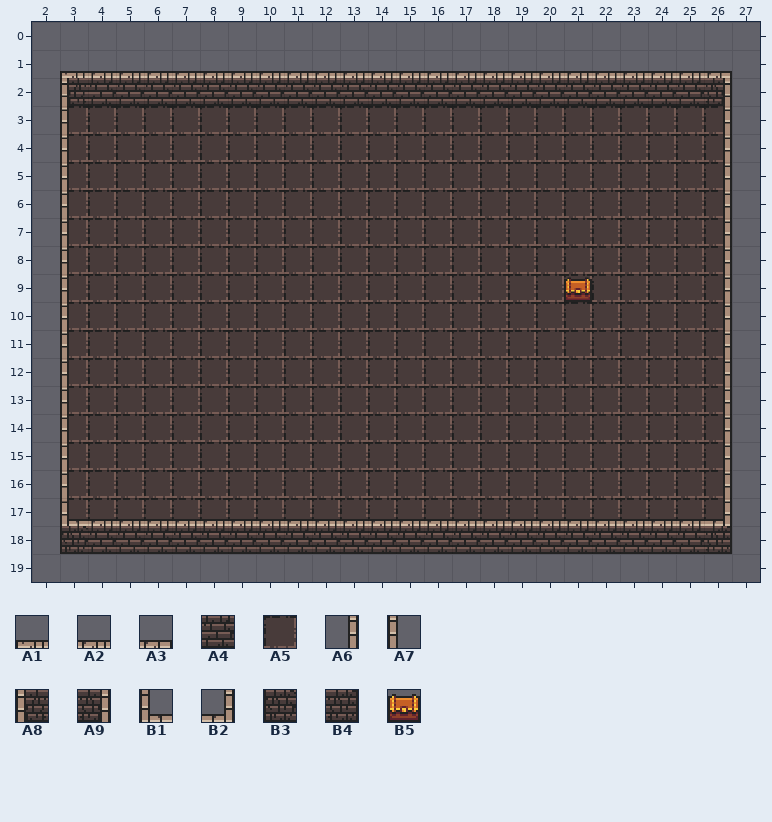
Two states of a Tiled map, src/main/resources/assets/levels/tmx/initialRoom.tmx. That is the earlier state.
Cells are 32x32 px. Shown: x 2..27, y 0..19.
Key: from "0x72_DungeonTilesetII_32x32": A1 1, A2 2, A3 3, A4 34, A5 129, A6 256, A7 257, A8 258, A9 259, B1 290, B2 291, B3 322, B4 323, B5 627.
__ is an empty cell, ## one hidden under a higher layer.
Layer "Tile Layer 1" before, first column x 2:
 0 __ __ __ __ __ __ __ __ __ __ __ __ __ __ __ __ __ __ __ __ __ __ __ __ __ __
 1 __ A1 A2 A2 A2 A2 A2 A2 A2 A2 A2 A2 A2 A2 A2 A2 A2 A2 A2 A2 A2 A2 A2 A2 A3 __
 2 __ A8 A4 A4 A4 A4 A4 A4 A4 A4 A4 A4 A4 A4 A4 A4 A4 A4 A4 A4 A4 A4 A4 A4 A9 __
 3 __ A5 A5 A5 A5 A5 A5 A5 A5 A5 A5 A5 A5 A5 A5 A5 A5 A5 A5 A5 A5 A5 A5 A5 A5 __
 4 __ A5 A5 A5 A5 A5 A5 A5 A5 A5 A5 A5 A5 A5 A5 A5 A5 A5 A5 A5 A5 A5 A5 A5 A5 __
 5 __ A5 A5 A5 A5 A5 A5 A5 A5 A5 A5 A5 A5 A5 A5 A5 A5 A5 A5 A5 A5 A5 A5 A5 A5 __
 6 __ A5 A5 A5 A5 A5 A5 A5 A5 A5 A5 A5 A5 A5 A5 A5 A5 A5 A5 A5 A5 A5 A5 A5 A5 __
 7 __ A5 A5 A5 A5 A5 A5 A5 A5 A5 A5 A5 A5 A5 A5 A5 A5 A5 A5 A5 A5 A5 A5 A5 A5 __
 8 __ A5 A5 A5 A5 A5 A5 A5 A5 A5 A5 A5 A5 A5 A5 A5 A5 A5 A5 A5 A5 A5 A5 A5 A5 __
 9 __ A5 A5 A5 A5 A5 A5 A5 A5 A5 A5 A5 A5 A5 A5 A5 A5 A5 A5 A5 A5 A5 A5 A5 A5 __
10 __ A5 A5 A5 A5 A5 A5 A5 A5 A5 A5 A5 A5 A5 A5 A5 A5 A5 A5 A5 A5 A5 A5 A5 A5 __
11 __ A5 A5 A5 A5 A5 A5 A5 A5 A5 A5 A5 A5 A5 A5 A5 A5 A5 A5 A5 A5 A5 A5 A5 A5 __
12 __ A5 A5 A5 A5 A5 A5 A5 A5 A5 A5 A5 A5 A5 A5 A5 A5 A5 A5 A5 A5 A5 A5 A5 A5 __
13 __ A5 A5 A5 A5 A5 A5 A5 A5 A5 A5 A5 A5 A5 A5 A5 A5 A5 A5 A5 A5 A5 A5 A5 A5 __
14 __ A5 A5 A5 A5 A5 A5 A5 A5 A5 A5 A5 A5 A5 A5 A5 A5 A5 A5 A5 A5 A5 A5 A5 A5 __
15 __ A5 A5 A5 A5 A5 A5 A5 A5 A5 A5 A5 A5 A5 A5 A5 A5 A5 A5 A5 A5 A5 A5 A5 A5 __
16 __ A5 A5 A5 A5 A5 A5 A5 A5 A5 A5 A5 A5 A5 A5 A5 A5 A5 A5 A5 A5 A5 A5 A5 A5 __
17 __ A5 A5 A5 A5 A5 A5 A5 A5 A5 A5 A5 A5 A5 A5 A5 A5 A5 A5 A5 A5 A5 A5 A5 A5 __
18 __ B3 A4 A4 A4 A4 A4 A4 A4 A4 A4 A4 A4 A4 A4 A4 A4 A4 A4 A4 A4 A4 A4 A4 B4 __
19 __ __ __ __ __ __ __ __ __ __ __ __ __ __ __ __ __ __ __ __ __ __ __ __ __ __
Layer "Tile Layer 2" before, first column x 2:
 0 __ __ __ __ __ __ __ __ __ __ __ __ __ __ __ __ __ __ __ __ __ __ __ __ __ __
 1 __ __ __ __ __ __ __ __ __ __ __ __ __ __ __ __ __ __ __ __ __ __ __ __ __ __
 2 __ __ __ __ __ __ __ __ __ __ __ __ __ __ __ __ __ __ __ __ __ __ __ __ __ __
 3 __ A7 __ __ __ __ __ __ __ __ __ __ __ __ __ __ __ __ __ __ __ __ __ __ A6 __
 4 __ A7 __ __ __ __ __ __ __ __ __ __ __ __ __ __ __ __ __ __ __ __ __ __ A6 __
 5 __ A7 __ __ __ __ __ __ __ __ __ __ __ __ __ __ __ __ __ __ __ __ __ __ A6 __
 6 __ A7 __ __ __ __ __ __ __ __ __ __ __ __ __ __ __ __ __ __ __ __ __ __ A6 __
 7 __ A7 __ __ __ __ __ __ __ __ __ __ __ __ __ __ __ __ __ __ __ __ __ __ A6 __
 8 __ A7 __ __ __ __ __ __ __ __ __ __ __ __ __ __ __ __ __ __ __ __ __ __ A6 __
 9 __ A7 __ __ __ __ __ __ __ __ __ __ __ __ __ __ __ __ __ B5 __ __ __ __ A6 __
10 __ A7 __ __ __ __ __ __ __ __ __ __ __ __ __ __ __ __ __ __ __ __ __ __ A6 __
11 __ A7 __ __ __ __ __ __ __ __ __ __ __ __ __ __ __ __ __ __ __ __ __ __ A6 __
12 __ A7 __ __ __ __ __ __ __ __ __ __ __ __ __ __ __ __ __ __ __ __ __ __ A6 __
13 __ A7 __ __ __ __ __ __ __ __ __ __ __ __ __ __ __ __ __ __ __ __ __ __ A6 __
14 __ A7 __ __ __ __ __ __ __ __ __ __ __ __ __ __ __ __ __ __ __ __ __ __ A6 __
15 __ A7 __ __ __ __ __ __ __ __ __ __ __ __ __ __ __ __ __ __ __ __ __ __ A6 __
16 __ A7 __ __ __ __ __ __ __ __ __ __ __ __ __ __ __ __ __ __ __ __ __ __ A6 __
17 __ B1 A2 A2 A2 A2 A2 A2 A2 A2 A2 A2 A2 A2 A2 A2 A2 A2 A2 A2 A2 A2 A2 A2 B2 __
18 __ __ __ __ __ __ __ __ __ __ __ __ __ __ __ __ __ __ __ __ __ __ __ __ __ __
19 __ __ __ __ __ __ __ __ __ __ __ __ __ __ __ __ __ __ __ __ __ __ __ __ __ __
And afterwards:
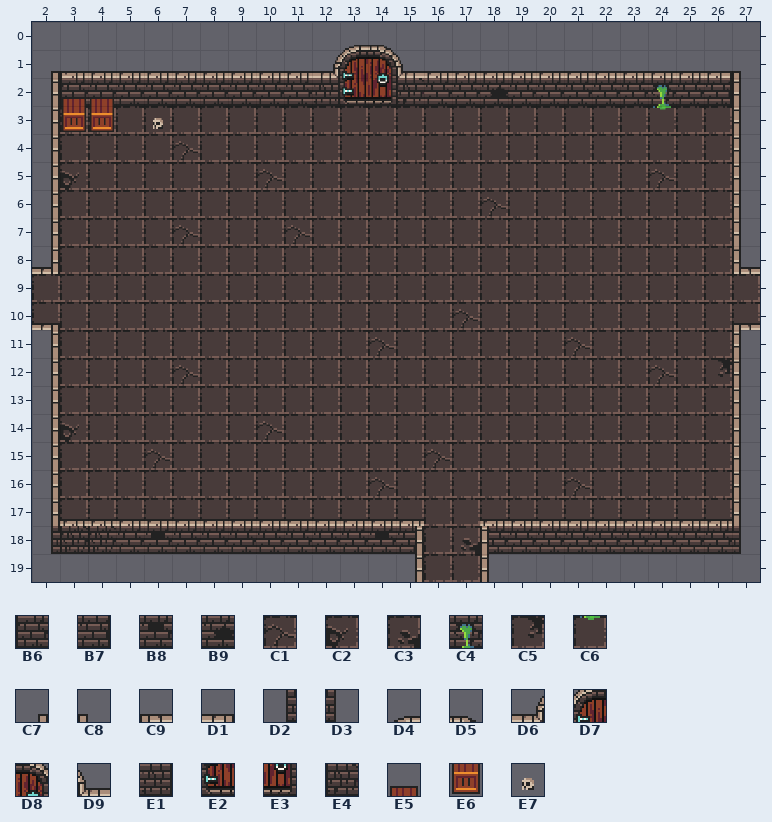
Further tiles: from "0x72_DungeonTilesetII_32x32": B6 33, B7 35, B8 67, B9 99, C1 130, C2 161, C3 163, C4 164, C5 193, C6 196, C7 224, C8 225, C9 226, D1 227, D2 288, D3 289, D4 418, D5 419, D6 449, D7 450, D8 451, D9 452, E1 481, E2 482, E3 483, E4 484, E5 594, E6 626, E7 658.
Tiles of an added or newly shown layer are drawn over the layers below it.
Changes in this commit:
Changed rows in their new state; .. is an unchanged cell.
Layer "Tile Layer 1":
first column x 2:
 1 C7 .. .. .. .. .. .. .. .. .. .. .. .. .. .. .. .. .. .. .. .. .. .. .. .. C8
 2 A6 B6 .. .. .. .. .. .. .. .. .. .. .. .. .. .. .. .. .. .. .. .. .. .. B7 A7
first column x 2:
 9 A5 .. .. .. .. .. .. .. .. .. .. .. .. .. .. .. .. .. .. .. .. .. .. .. .. A5
10 A5 .. .. .. .. .. .. .. .. .. .. .. .. .. .. .. .. .. .. .. .. .. .. .. .. A5
first column x 4:
18 B3 .. .. .. .. .. .. .. .. .. .. .. A5 ## .. .. .. .. .. .. .. .. A4
19 .. .. .. .. .. .. .. .. .. .. .. .. A5 A5 .. .. .. .. .. .. .. .. ..
Layer "Tile Layer 2":
first column x 3:
 3 __ .. .. .. .. .. .. .. .. .. .. .. .. .. .. .. .. .. .. .. .. .. .. __
 4 __ .. .. .. .. .. .. .. .. .. .. .. .. .. .. .. .. .. .. .. .. .. .. __
 5 __ .. .. .. .. .. .. .. .. .. .. .. .. .. .. .. .. .. .. .. .. .. .. __
 6 __ .. .. .. .. .. .. .. .. .. .. .. .. .. .. .. .. .. .. .. .. .. .. __
 7 __ .. .. .. .. .. .. .. .. .. .. .. .. .. .. .. .. .. .. .. .. .. .. __
 8 __ .. .. .. .. .. .. .. .. .. .. .. .. .. .. .. .. .. .. .. .. .. .. __
 9 __ .. .. .. .. .. .. .. .. .. .. .. .. .. .. .. .. .. __ .. .. .. .. __
10 __ .. .. .. .. .. .. .. .. .. .. .. .. .. .. .. .. .. .. .. .. .. .. __
11 __ .. .. .. .. .. .. .. .. .. .. .. .. .. .. .. .. .. .. .. .. .. .. __
12 __ .. .. .. .. .. .. .. .. .. .. .. .. .. .. .. .. .. .. .. .. .. .. __
13 __ .. .. .. .. .. .. .. .. .. .. .. .. .. .. .. .. .. .. .. .. .. .. __
14 __ .. .. .. .. .. .. .. .. .. .. .. .. .. .. .. .. .. .. .. .. .. .. __
15 __ .. .. .. .. .. .. .. .. .. .. .. .. .. .. .. .. .. .. .. .. .. .. __
16 __ .. .. .. .. .. .. .. .. .. .. .. .. .. .. .. .. .. .. .. .. .. .. __
17 __ .. .. .. .. .. .. .. .. .. .. .. .. __ __ .. .. .. .. .. .. .. .. __
Layer "Tile Layer 3" (added):
first column x 2:
 0 .. .. .. .. .. .. .. .. .. .. .. D4 D5 .. .. .. .. .. .. .. .. .. .. .. .. ..
 1 .. .. .. .. .. .. .. .. .. .. D6 D7 D8 D9 .. .. .. .. .. .. .. .. .. .. .. ..
 2 .. E5 E5 .. .. .. .. .. .. .. E1 E2 E3 E4 .. .. B9 .. .. .. .. .. C4 .. .. ..
 3 A6 E6 E6 .. E7 .. .. .. .. .. .. .. .. .. .. .. .. .. .. .. .. .. C6 .. .. A7
 4 A6 .. .. .. .. C1 .. .. .. .. .. .. .. .. .. .. .. .. .. .. .. .. .. .. .. A7
 5 A6 C2 .. .. .. .. .. .. C1 .. .. .. .. .. .. .. .. .. .. .. .. .. C1 .. .. A7
 6 A6 .. .. .. .. .. .. .. .. .. .. .. .. .. .. .. C1 .. .. .. .. .. .. .. .. A7
 7 A6 .. .. .. .. C1 .. .. .. C1 .. .. .. .. .. .. .. .. .. .. .. .. .. .. .. A7
 8 B2 .. .. .. .. .. .. .. .. .. .. .. .. .. .. .. .. .. .. .. .. .. .. .. .. B1
 9 .. A5 .. .. .. .. .. .. .. .. .. .. .. .. .. .. .. .. .. .. .. .. .. .. .. ..
10 D1 A5 .. .. .. .. .. .. .. .. .. .. .. .. .. C1 .. .. .. .. .. .. .. .. .. C9
11 A6 .. .. .. .. .. .. .. .. .. .. .. C1 .. .. .. .. .. .. C1 .. .. .. .. .. A7
12 A6 .. .. .. .. C1 .. .. .. .. .. .. .. .. .. .. .. .. .. .. .. .. C1 .. C5 A7
13 A6 .. .. .. .. .. .. .. .. .. .. .. .. .. .. .. .. .. .. .. .. .. .. .. .. A7
14 A6 C2 .. .. .. .. .. .. C1 .. .. .. .. .. .. .. .. .. .. .. .. .. .. .. .. A7
15 A6 .. .. .. C1 .. .. .. .. .. .. .. .. .. C1 .. .. .. .. .. .. .. .. .. .. A7
16 A6 .. .. .. .. .. .. .. .. .. .. .. C1 .. .. .. .. .. .. C1 .. .. .. .. .. A7
17 A6 A2 .. .. .. .. .. .. .. .. .. .. .. .. .. .. .. .. .. .. .. .. .. .. A2 A7
18 D2 .. .. .. B8 .. .. .. .. .. .. .. B8 A6 .. C3 A7 .. .. .. .. .. .. .. .. D3
19 .. .. .. .. .. .. .. .. .. .. .. .. .. A6 .. .. A7 .. .. .. .. .. .. .. .. ..
